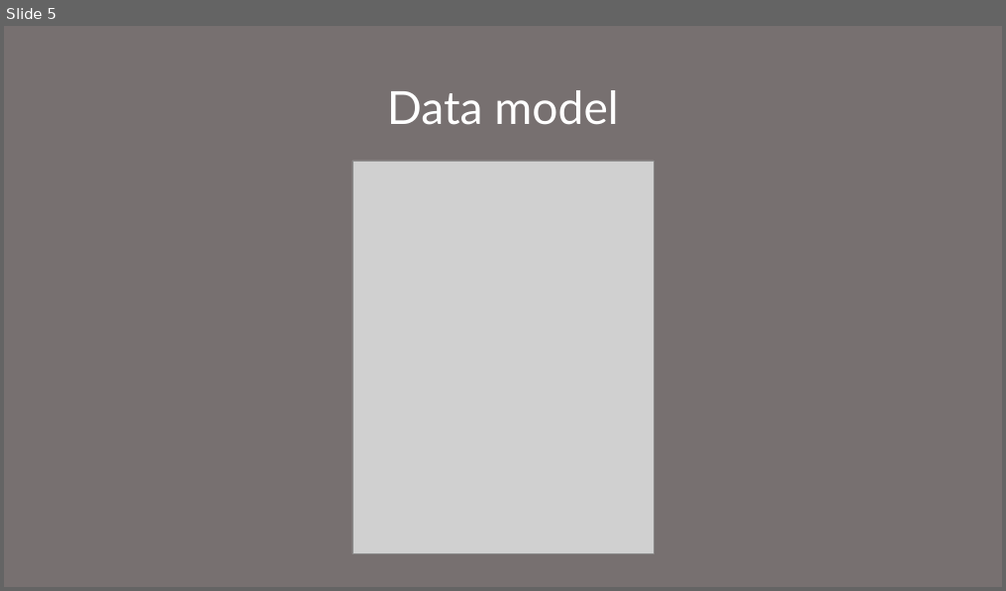
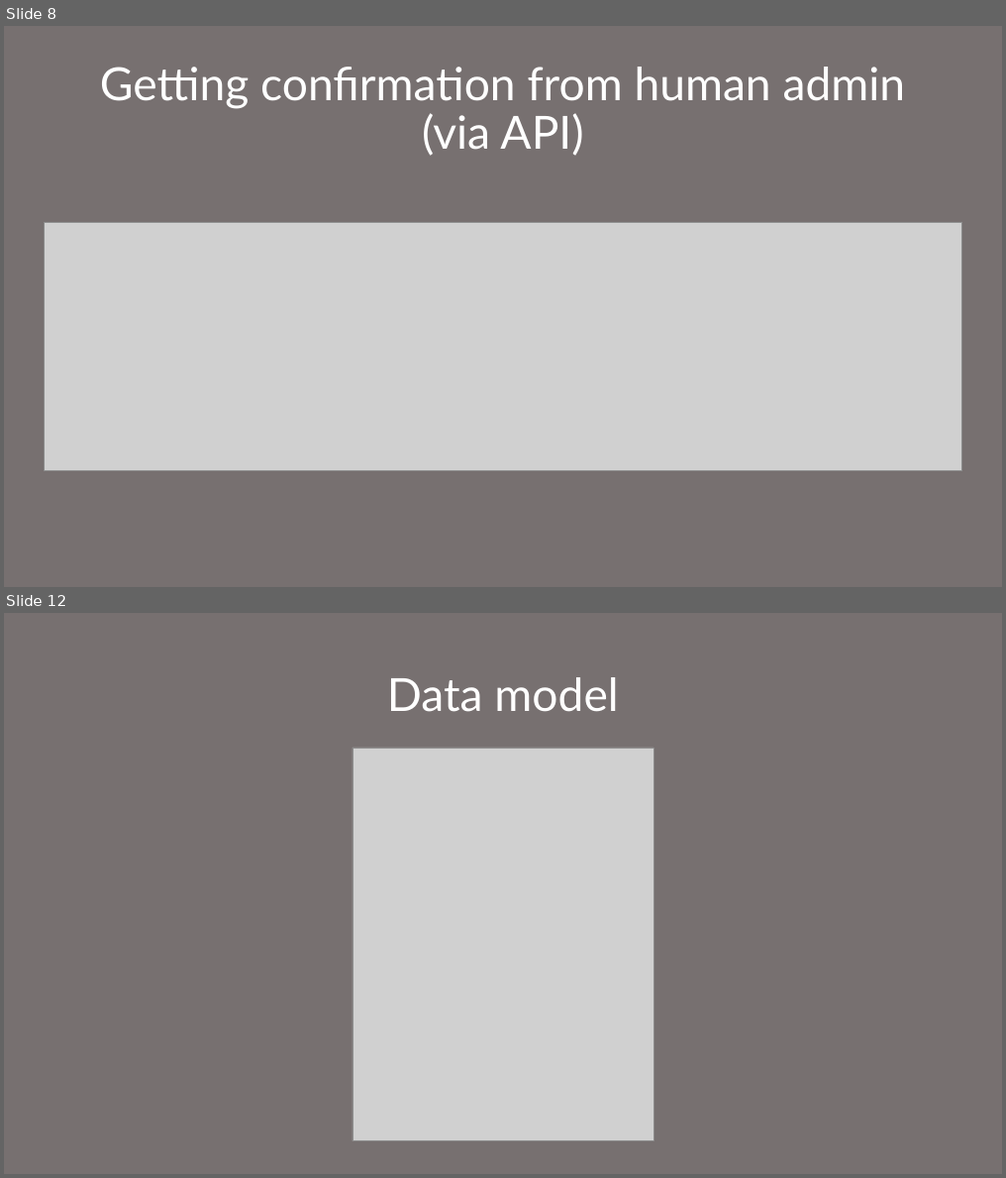
Before and after one commit to eduardkovalchuk/parking-reservation-bot, a slide deck: quick-presentation.pptx. Shown one above the other, each under a label of ours: slide 5 before the commit, slides 8 and 12 after it; the slides between them are not shown. The pictures are 1006x591 and 1006x1178 pixels, drawn with LibreOffice and Linux fonts; fonts in the diff are those of the drawing; grey boxes stand for pictures. Boxes give left, top, right and bottom in pixels: in the first picture for what was removed or moved away, otherwise in the second. Text is boxed around its words. In the diff, an @@ line names an element or a change of style, - is before the commit and + after.

Commit message:
Update admin UI, readme, presentation

```diff
--- a/quick-presentation.pptx
+++ b/quick-presentation.pptx
@@ slide 8 added at box(4, 26, 1002, 587), background #777070 @@
@@ title added at box(100, 67, 906, 156), 44 pt, text #FFFFFF @@
+Getting confirmation from human admin (via API)
@@ picture added at box(44, 222, 962, 471) @@
@@ what was slide 5 is now slide 12 @@
```
Also in this commit, not shown: 4 slides changed, 6 other slides added, 3 other files.
